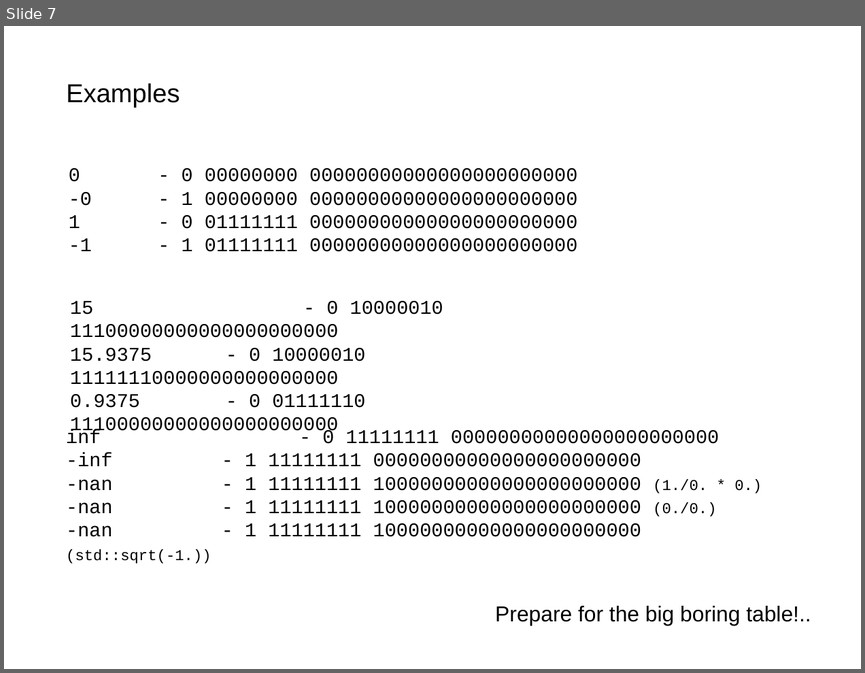
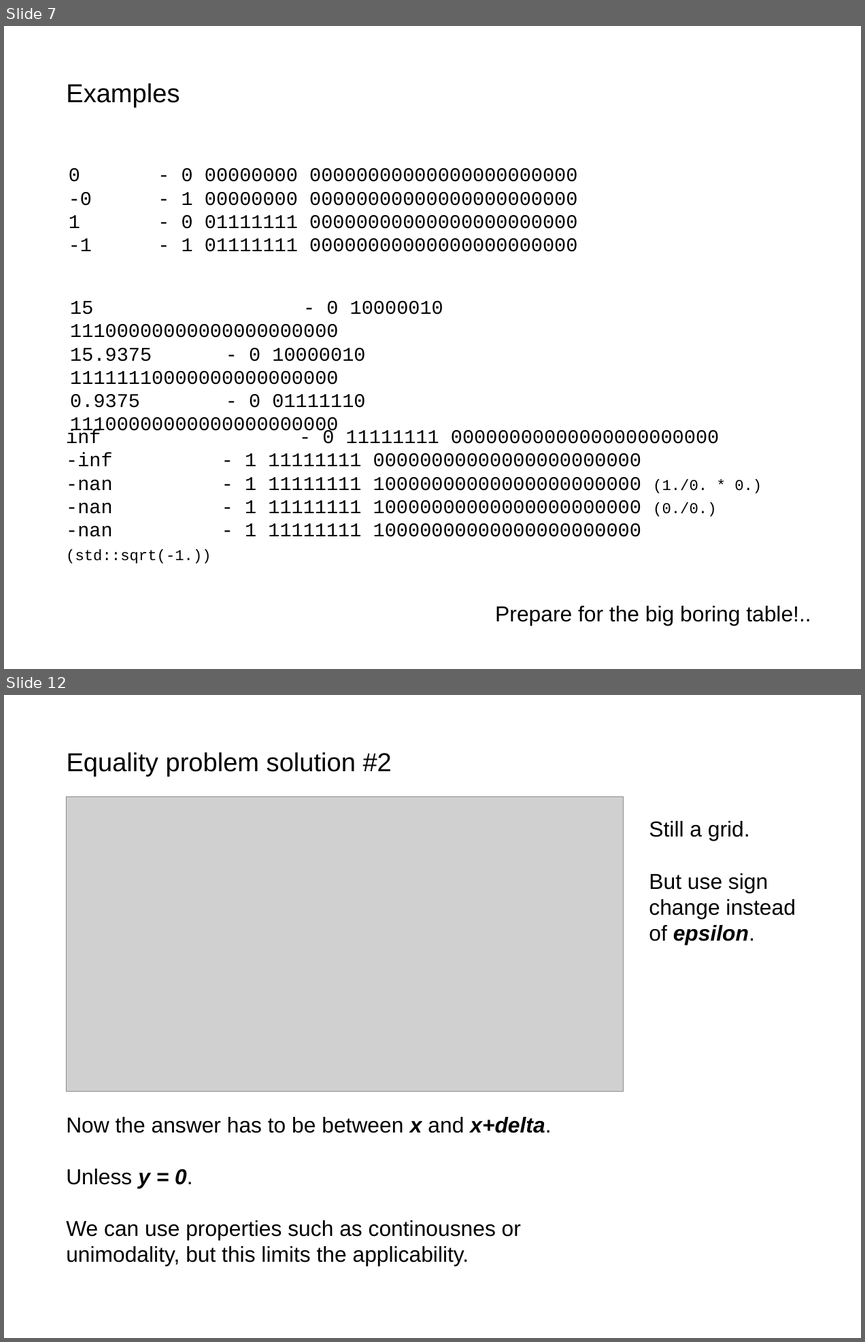
Before and after one commit to akalenuk/floating-point-experiments, a slide deck: floating.odp. Shown one above the other, each under a label of ours: slide 7 before the commit, slides 7 and 12 after it; the slides between them are not shown. The pictures are 865x673 and 865x1342 pixels, drawn with LibreOffice and Linux fonts; fonts in the diff are those of the drawing; grey boxes stand for pictures. Boxes give left, top, right and bottom in pixels: in the first picture for what was removed or moved away, otherwise in the second. Text is boxed around its words. In the diff, an @@ line names an element or a change of style, - is before the commit and + after.

Commit message:
equality

```diff
--- a/floating.odp
+++ b/floating.odp
@@ slide 12 added at [4,695,861,1338], background #FFFFFF @@
@@ text added at [67,752,392,777], 24 pt, text #000000 @@
+Equality problem solution #2
@@ picture added at [66,797,623,1091] @@
@@ text added at [649,821,795,945], 20 pt, text #000000 @@
+Still a grid.
+But use sign
+change instead
+of epsilon.
@@ text added at [66,1117,551,1266], 20 pt, text #000000 @@
+Now the answer has to be between x and x+delta.
+Unless y = 0.
+We can use properties such as continousnes or
+unimodality, but this limits the applicability.
```
Also in this commit, not shown: 3 slides changed, 3 other slides added, 1 slide removed, 3 other files.
